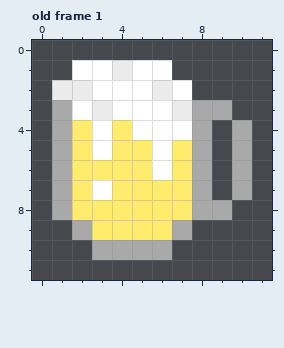
Pixel-art file, stored at sprites/beer.aseprite. Above, as it was before the edit.
12x12 pixels, 1 frame. Shown: old frame 1. The commit also changed other frames, which this record leaves out.
After:
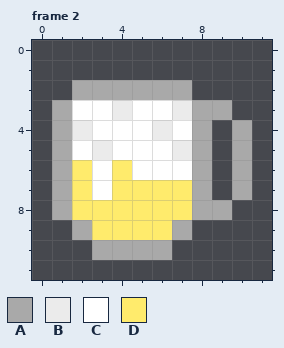
Palette (. is transparent): A #a9a9a9  B #ebebeb  C #ffffff  D #ffeb6c
A new or re-ordered frame is compared with the old frame closest to it.
From old to new:
frames 1 -> 4
Changed rows in their new state; - is an unchanged pixel.
Frame 2 is new; against old frame 1:
first column x 1:
 1 -.....-
 2 .AAAAAA
 3 --CB---
 4 -B-C-B-
 5 -CBCC-B
 6 --C-C-C
Where, in picture pixels (left, top, right, bottom), the same in both pictures:
changed: (52, 60, 192, 180)
